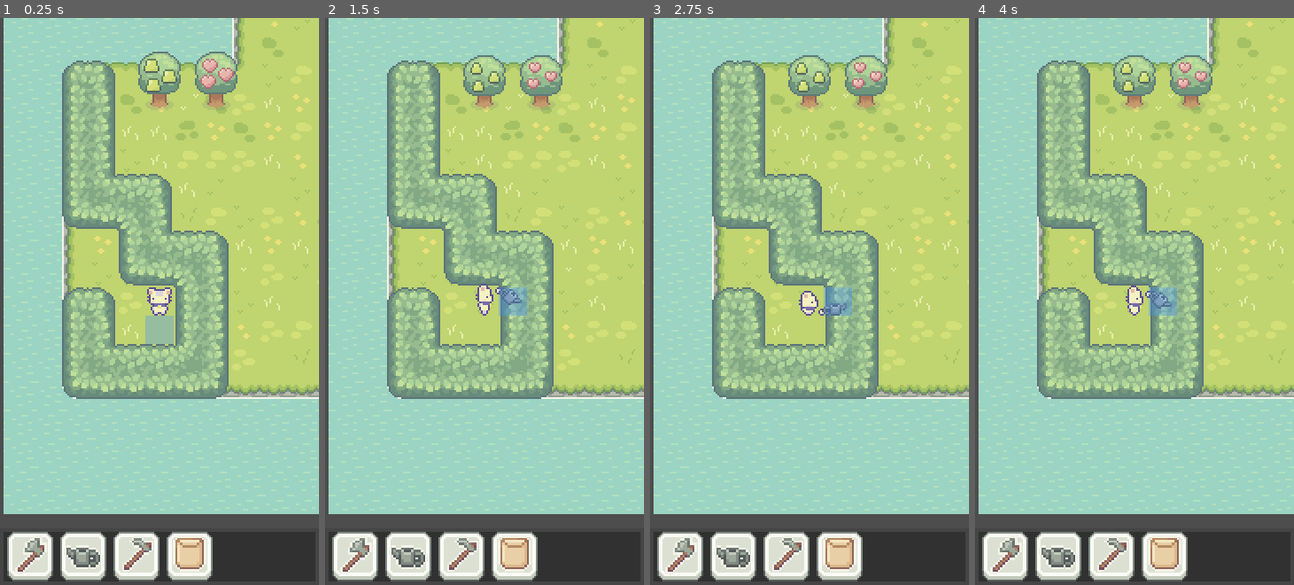
Above: before the commit, frames 1-4 (left to right).
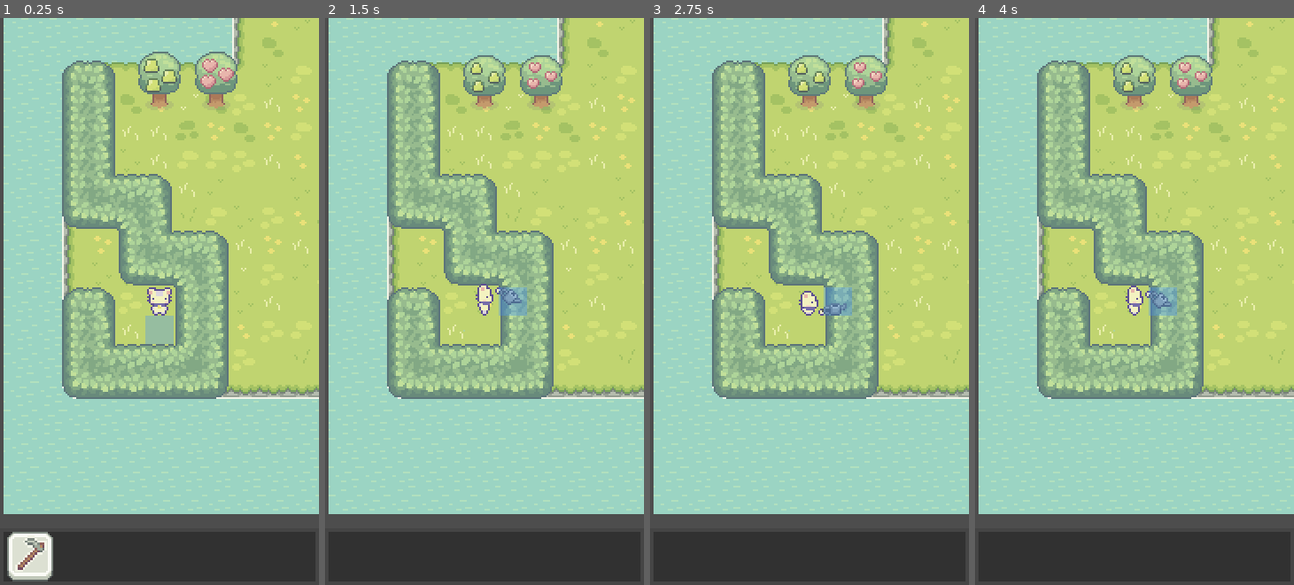
Above: after the commit, the same moments.

Repository: super-goose/garden_land
Game: Godot game, scene res://main.tscn
The game is run twice, just before and just after one commit, with the same random seed, the same clock (stepped at 60 frames per second) and the same inputs.
Inputs (mouse positions are in pixels of both pictures, inside the frame that each line leads up to):
- Up to frame 1 (0.25 s): no input
- Up to frame 2 (1.5 s): move the mouse to (554, 273) at 0.52 s; hold W (water) 0.53-1.25 s; tap H (hoe) at 0.6 s; click (554, 273) at 0.67 s; tap C (chop) at 0.77, 1.07 s; click (353, 556) at 1.27 s
- Up to frame 3 (2.75 s): click (732, 556) at 2.02 s
- Up to frame 4 (4 s): click (1112, 556) at 2.77 s; click (1163, 556) at 3.52 s

The runs differ from the first frame. In frame 1, 3.9% of the frame differs, in the area x 5-67%, y 90-100%; in frame 2, 4.9%, in the area x 2-67%, y 90-100%; in frame 3, 4.9%; in frame 4, 4.9%.

Commit message:
actions kinda working well

Diff:
--- a/globals/events.gd
+++ b/globals/events.gd
@@ -4,4 +4,4 @@
 signal select_garden_plot(garden_plot: GardenPlot)
 signal select_fruit_tree(fruit_tree: FruitTree)
 signal perform_action(action: Constants.ACTIONS)
-signal set_actions(actions: Array[Constants.ACTIONS])
+signal set_actions(actions: Array)
--- a/globals/level_generation_util.gd
+++ b/globals/level_generation_util.gd
@@ -39,10 +39,10 @@
 
 func add_plantable_tile(c: Vector2i):
 	if plantable_tiles.find(c) > -1:
-		print('this is already tilled land')
+#		print('this is already tilled land')
 		return
 	if not __is_surrounded_by_walkable_tiles(c):
-		print("you can't do this too close to the edge of walkable space")
+#		print("you can't do this too close to the edge of walkable space")
 		return
 
 	plantable_tiles.push_front(c)
--- a/main.gd
+++ b/main.gd
@@ -23,10 +23,10 @@
 
 func _unhandled_input(event: InputEvent) -> void:
 	if event is InputEventMouseButton: # mouse click
-		print('main.gd -> _unhandled_input')
 		if (event.is_pressed() and event.button_index == MOUSE_BUTTON_LEFT): # left
 			var destination = get_global_mouse_position()
 			destination = convert_to_grid_coordinates(destination)
+			print('go to: (%s, %s)' % [destination.x, destination.y])
 			$Character.go_to_position(destination)
 
 func convert_to_grid_coordinates(v: Vector2) -> Vector2i:
--- a/scenes/actions_menu.gd
+++ b/scenes/actions_menu.gd
@@ -34,7 +34,7 @@
 
 #	ActionsMenuButton
 	var angles = []
-	print('add calculations here to display actions menu')
+#	print('add calculations here to display actions menu')
 
 func hide_actions():
 	pass
--- a/scenes/character.gd
+++ b/scenes/character.gd
@@ -44,17 +44,11 @@
 	$AnimatedWater.visible = false
 
 	if Input.is_action_just_pressed("hoe"):
-		handle_hoeing()
+		set_state('hoe')
 
 	if Input.is_action_pressed("chop"):
 		set_state('chop')
 		return
-
-func handle_hoeing():
-	if not current_tree:
-		set_state('hoe')
-
-
 
 func play_state_animation():
 	var animation_name = "%s_%s" % [state, direction]
@@ -78,16 +72,11 @@
 var final_direction
 
 func go_to_position(destination: Vector2i, options: Dictionary = {}):
-	if current_plant:
-		current_plant.hide_actions()
 	set_state('walk')
 	var here = position_to_coords(position)
 	var path_data = LevelGenerationUtil.find_path(here, destination, options)
 	path = path_data['path']
 	final_direction = path_data['direction']
-	print('Character should go to: %s' % destination)
-	print(path)
-	print(direction)
 	go_to_next_position()
 
 func go_to_next_position():
@@ -99,7 +88,6 @@
 	move_to(coord)
 
 func move_to(p: Vector2i):
-	# TODO: move until the focus is here, not the character
 	var new_position = coords_to_position(p)
 	var t = get_tree().create_tween()
 	var duration = .5 * (Vector2(new_position).distance_to(position) / LevelGenerationUtil.TILE_SIZE)
@@ -111,17 +99,12 @@
 func _set_direction_from_vectors(from: Vector2, to: Vector2):
 	if from.y > to.y:
 		set_direction('up')
-
 	if from.x > to.x:
 		set_direction('left')
-
 	if from.x < to.x:
 		set_direction('right')
-
 	if from.y < to.y:
 		set_direction('down')
-
-
 
 func _on_ao_i_area_entered(area):
 	if area is GardenPlot:
@@ -141,14 +124,19 @@
 
 
 func _on_animated_sprite_2d_animation_looped():
-	if state == 'chop' and current_tree:
-		current_tree.get_chopped()
+	if state == 'chop':
+		if current_tree:
+			current_tree.get_chopped()
+		else:
+			await get_tree().create_timer(.5).timeout
+			set_state('idle')
 	elif state == 'hoe' and not current_tree:
 		times_hoed += 1
 		if times_hoed == HOE_LIMIT:
 			times_hoed = 0
 			var coordinates = LevelGenerationUtil.convert_to_grid_coordinates($AoI/FocusCursor.global_position)
 			LevelGenerationUtil.add_plantable_tile(coordinates)
+			await get_tree().create_timer(.5).timeout
 			set_state('idle')
 
 
@@ -172,13 +160,14 @@
 
 func _handle_event_perform_action(action: Constants.ACTIONS):
 	if action == Constants.ACTIONS.Chop:
-		print('chop')
+		set_state('chop')
 	if action == Constants.ACTIONS.Water:
-		print('water')
+		set_state('water')
 	if action == Constants.ACTIONS.Hoe:
-		print('hoe')
+		print(current_tree)
+		set_state('hoe')
 	if action == Constants.ACTIONS.Sow:
-		print('sow')
+		set_state('sow')
 
 func set_direction(new_direction):
 	if direction == new_direction:
@@ -193,7 +182,6 @@
 	$AoI.rotation = r
 
 func set_state(new_state: String):
-	print('setting state: %s' % new_state)
 	if state == new_state:
 		return
 	state = new_state
@@ -206,9 +194,4 @@
 			actions.push_back(Constants.ACTIONS.Chop)
 		else:
 			actions.push_back(Constants.ACTIONS.Hoe)
-	print(actions)
 	Events.set_actions.emit(actions)
-
-func _on_button_pressed():
-	if current_plant:
-		current_plant.display_actions()
--- a/scenes/character.tscn
+++ b/scenes/character.tscn
@@ -1617,13 +1617,6 @@
 offset = Vector2(8, 8)
 polygon = PackedVector2Array(-8, -8, -8, 8, 8, 8, 8, -8)
 
-[node name="Button" type="Button" parent="AoI/FocusCursor"]
-modulate = Color(1, 1, 1, 0)
-offset_left = -8.0
-offset_top = -9.0
-offset_right = 8.0
-offset_bottom = 8.0
-
 [node name="Timer" type="Timer" parent="."]
 
 [connection signal="animation_finished" from="AnimatedSprite2D" to="." method="_on_animated_sprite_2d_animation_finished"]
@@ -1631,4 +1624,3 @@
 [connection signal="animation_finished" from="AnimatedWater" to="." method="_on_animated_water_animation_finished"]
 [connection signal="area_entered" from="AoI" to="." method="_on_ao_i_area_entered"]
 [connection signal="area_exited" from="AoI" to="." method="_on_ao_i_area_exited"]
-[connection signal="pressed" from="AoI/FocusCursor/Button" to="." method="_on_button_pressed"]
--- a/scenes/garden_plot.gd
+++ b/scenes/garden_plot.gd
@@ -17,8 +17,8 @@
 
 # Called when the node enters the scene tree for the first time.
 func _ready():
-	print(int(type))
-	print(int(stage))
+#	print(int(type))
+#	print(int(stage))
 	$FarmingPlants.visible = stage != STAGE.empty
 	$FarmingPlants.frame = (int(type) * 5) + int(stage)
 
@@ -31,7 +31,7 @@
 	$FarmingPlants.frame = (int(type) * 5) + int(stage) - 1
 
 func increase_stage():
-	print('increasing stage for %s' % debug_name)
+#	print('increasing stage for %s' % debug_name)
 	if not type or stage == STAGE.ready:
 		return
 	var new_stage = {
--- a/scenes/hud.gd
+++ b/scenes/hud.gd
@@ -5,10 +5,10 @@
 # Called when the node enters the scene tree for the first time.
 func _ready():
 	print('connecting hud stuff')
-	Events.set_actions.connect(handle_set_actions)
+	Events.set_actions.connect(_handle_set_actions)
 
 
-func handle_set_actions(actions: Array[Constants.ACTIONS]):
+func _handle_set_actions(actions: Array):
 	print('display the correct actions')
 	for child in actions_container.get_children():
 		child.visible = actions.has(child.action)
--- a/scenes/tree.gd
+++ b/scenes/tree.gd
@@ -13,7 +13,7 @@
 	$FullTree.play("%s-init" % type)
 
 func get_chopped():
-	print('tree is getting chopped')
+#	print('tree is getting chopped')
 	hp -= 1
 	if is_intact:
 		$FullTree.play("%s-wind" % type)
@@ -27,5 +27,5 @@
 			queue_free()
 
 func _on_button_pressed():
-	print('tree button pressed')
+#	print('tree button pressed')
 	Events.select_fruit_tree.emit(self)
